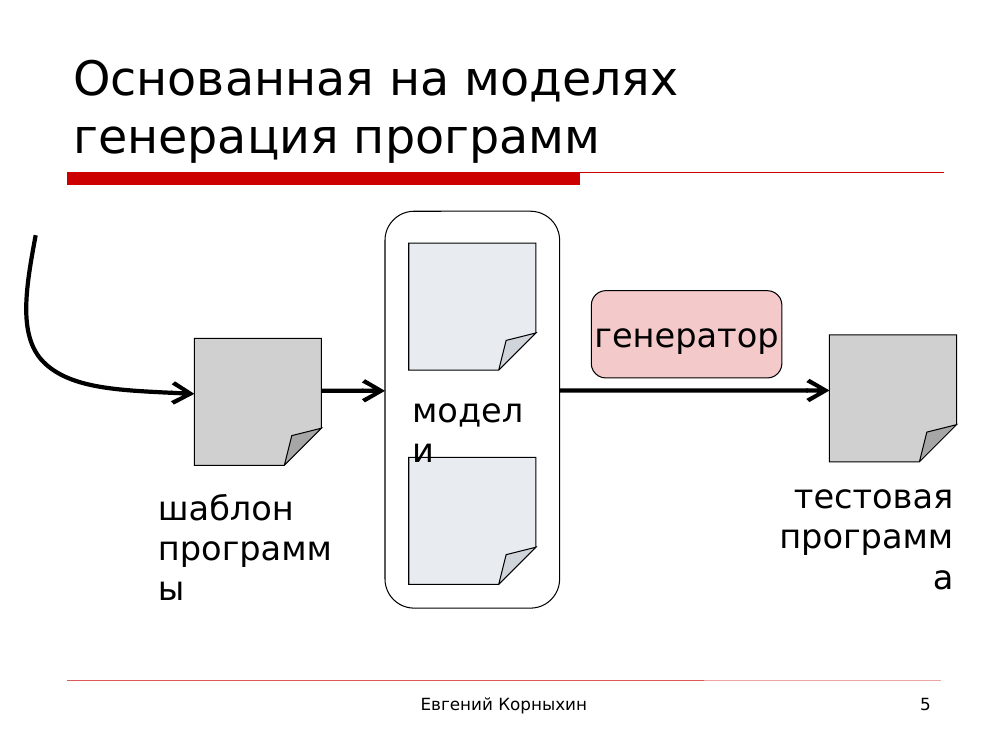
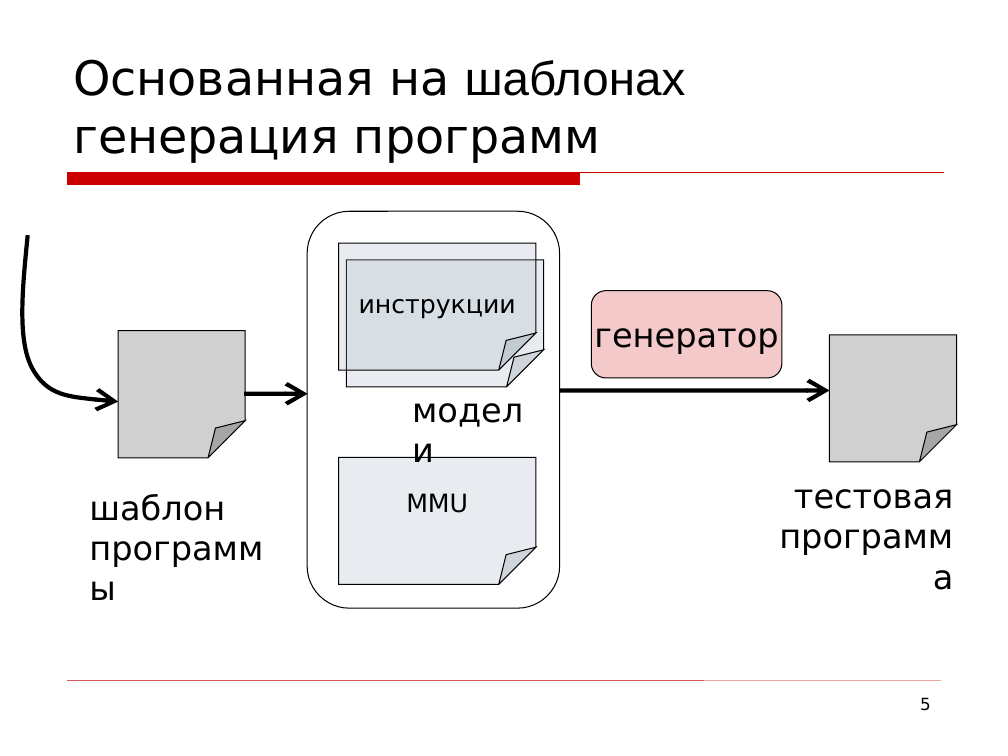
Before and after one commit to kornevgen/tesla-project, a slide deck: slide 5 of papers/THESIS/talks/Oct13 - ISP/isp-slides3.ppt. Drawn at 1008x756 pixels with LibreOffice and Linux fonts; fonts in the diff are those of the drawing; grey boxes stand for pictures; background and template pictures are left out. Boxes give left, top, right and bottom in pixels: in the first picture for what was removed or moved away, otherwise in the second. Text is boxed around its words. In the diff, an @@ line names an element or a change of style, - is before the commit and + after.

```diff
--- a/papers/THESIS/talks/Oct13 - ISP/isp-slides3.ppt
+++ b/papers/THESIS/talks/Oct13 - ISP/isp-slides3.ppt
@@ title at [73, 59, 686, 163]: text changed @@
-Основанная на моделях генерация программ
+Основанная на шаблонах генерация программ
@@ freeform shape: place and size @@
-freeform shape at [17, 235, 195, 393]
+freeform shape at [17, 235, 118, 401]
@@ freeform shape: place and size @@
-freeform shape at [385, 212, 559, 609]
+freeform shape at [307, 212, 560, 609]
@@ folded corner added at [339, 243, 536, 370], fill #A3B2C1 at 24% opacity, outline #000000 0.74 pt, 18 pt, text #000000 @@
+инструкции
@@ folded corner: place and size @@
-folded corner at [409, 243, 536, 370]
+folded corner at [347, 260, 544, 387]
@@ picture: place and size @@
-picture at [195, 339, 322, 466]
+picture at [118, 331, 245, 458]
@@ arrow moved from (322, 391) - (385, 391) to (244, 394) - (307, 394) @@
@@ folded corner added at [339, 458, 536, 585], fill #A3B2C1 at 24% opacity, outline #000000 0.74 pt, 18 pt, text #000000 @@
+MMU
@@ folded corner removed at [409, 458, 536, 585] @@
@@ text "шаблон программы": place and size @@
-text "шаблон программы" at [158, 494, 294, 521]
+text "шаблон программы" at [89, 494, 225, 521]
@@ text removed at [421, 697, 587, 714] @@
-Евгений Корныхин
```
Also in this commit, not shown: 21 other slides changed, 8 slides added, 3 slides removed.
